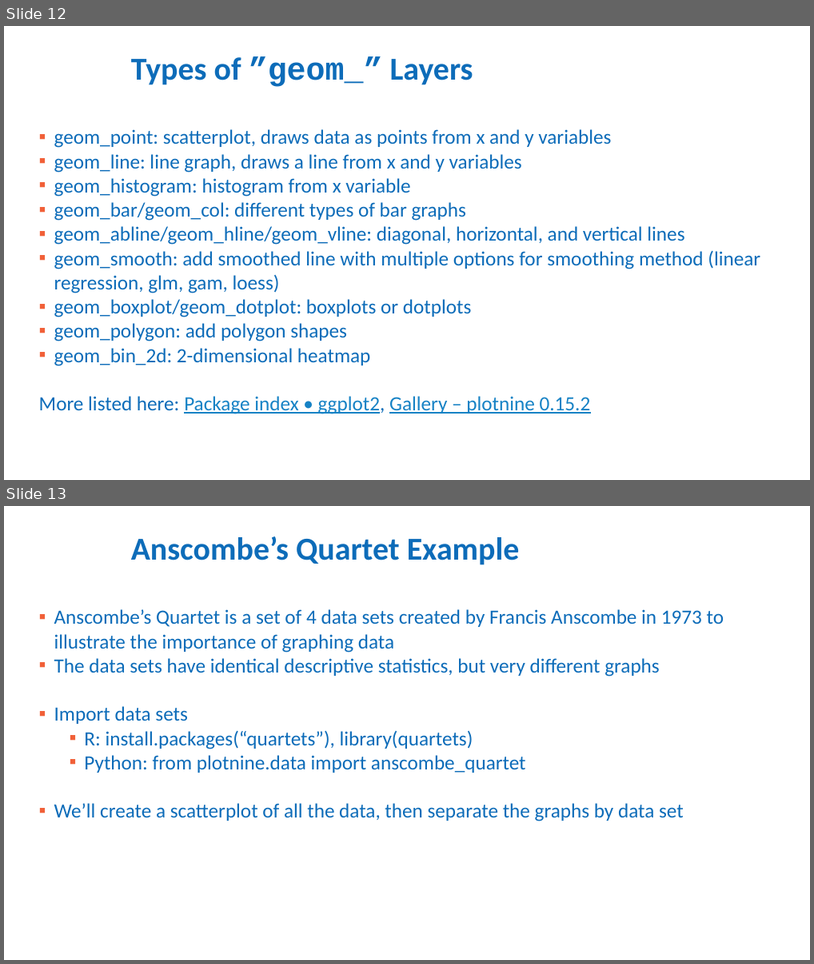
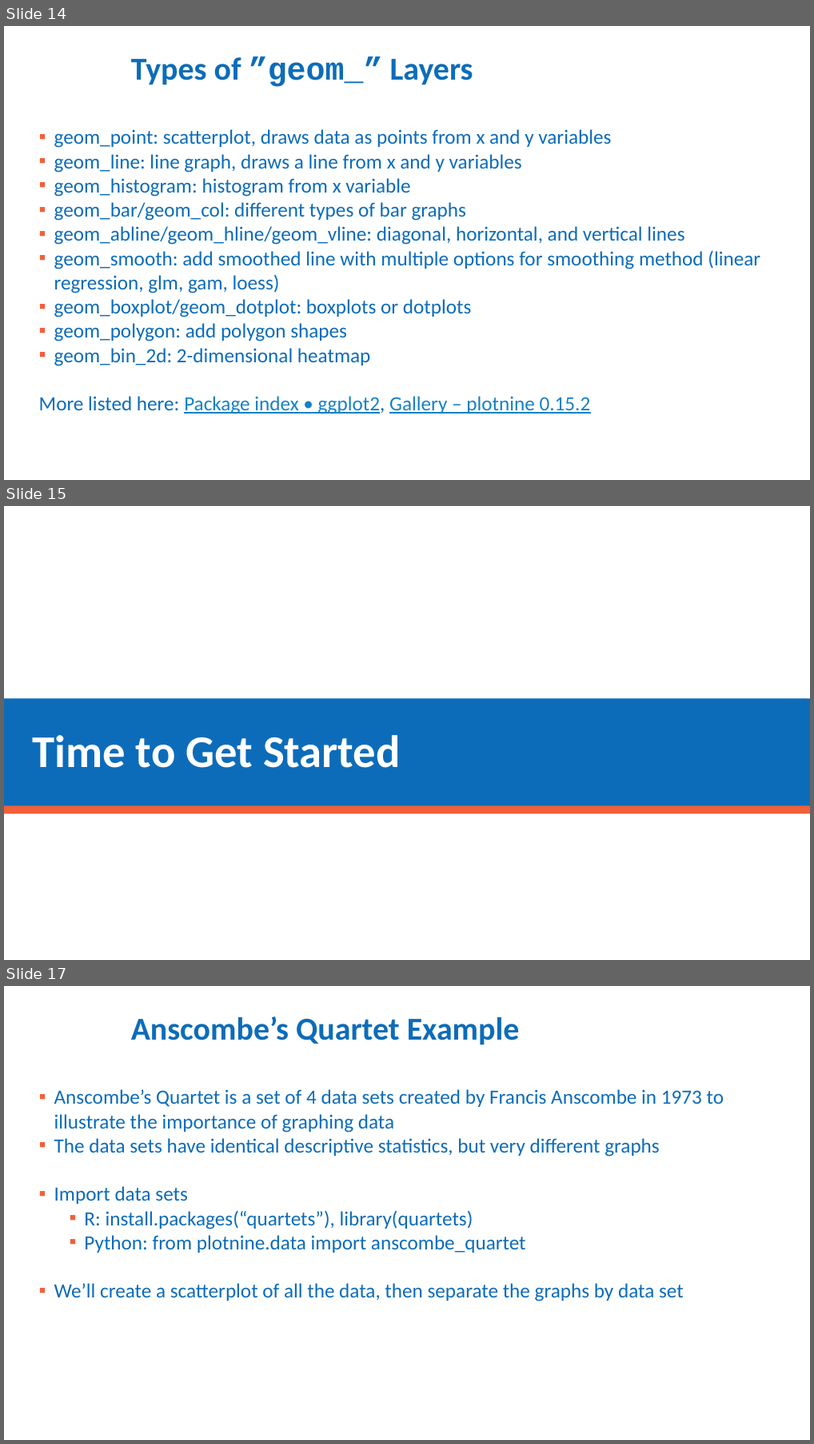
Before and after one commit to brussell23/grammar_of_graphics, a slide deck: ggplot and the Grammar of Graphics.pptx. Shown one above the other, each under a label of ours: slides 12 and 13 before the commit, slides 14, 15 and 17 after it; the slides between them are not shown. The pictures are 814x964 and 814x1444 pixels, drawn with LibreOffice and Linux fonts; fonts in the diff are those of the drawing; background and template pictures are left out. Boxes give left, top, right and bottom in pixels: in the first picture for what was removed or moved away, otherwise in the second. Text is boxed around its words. In the diff, an @@ line names an element or a change of style, - is before the commit and + after.

```diff
--- a/ggplot and the Grammar of Graphics.pptx
+++ b/ggplot and the Grammar of Graphics.pptx
@@ slide 15 added at (4, 506, 810, 960), background #FFFFFF @@
@@ rectangle added at (4, 698, 810, 807), fill #0D6CB9 @@
@@ title added at (33, 735, 401, 768), 54 pt, text #FFFFFF, bold @@
+Time to Get Started
@@ rectangle added at (4, 805, 810, 814), fill #F16038 @@
@@ what was slide 12 is now slide 14 @@
@@ what was slide 13 is now slide 17 @@
```
Also in this commit, not shown: 1 slide changed, 3 other slides added, 1 other file.
